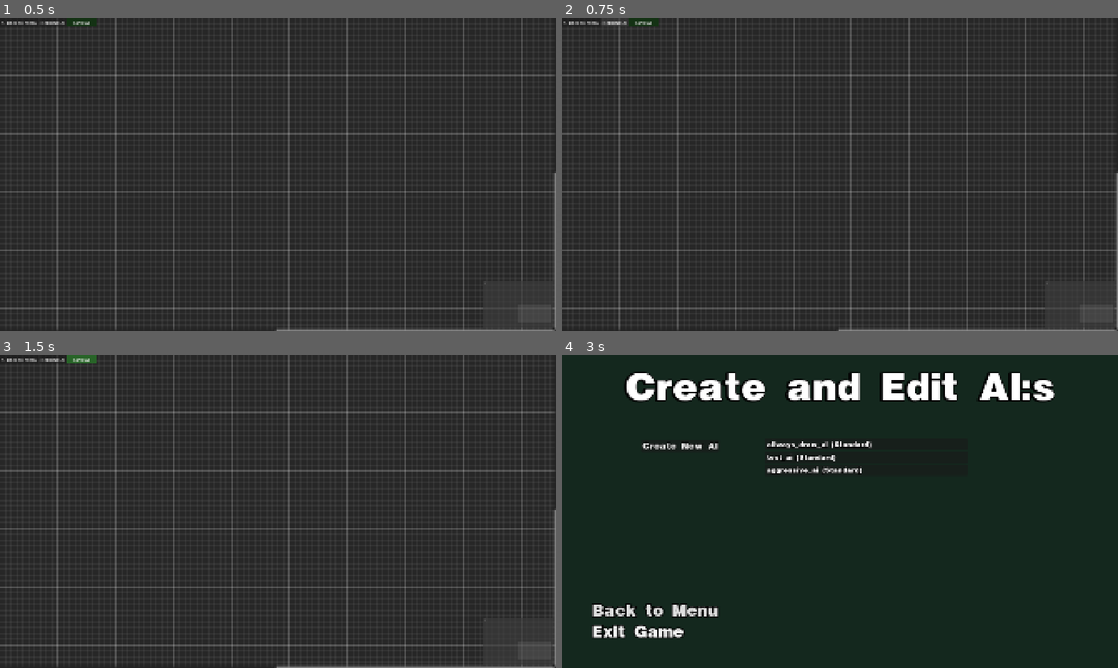
Above: before the commit, frames 1-4 (two rows, left to right).
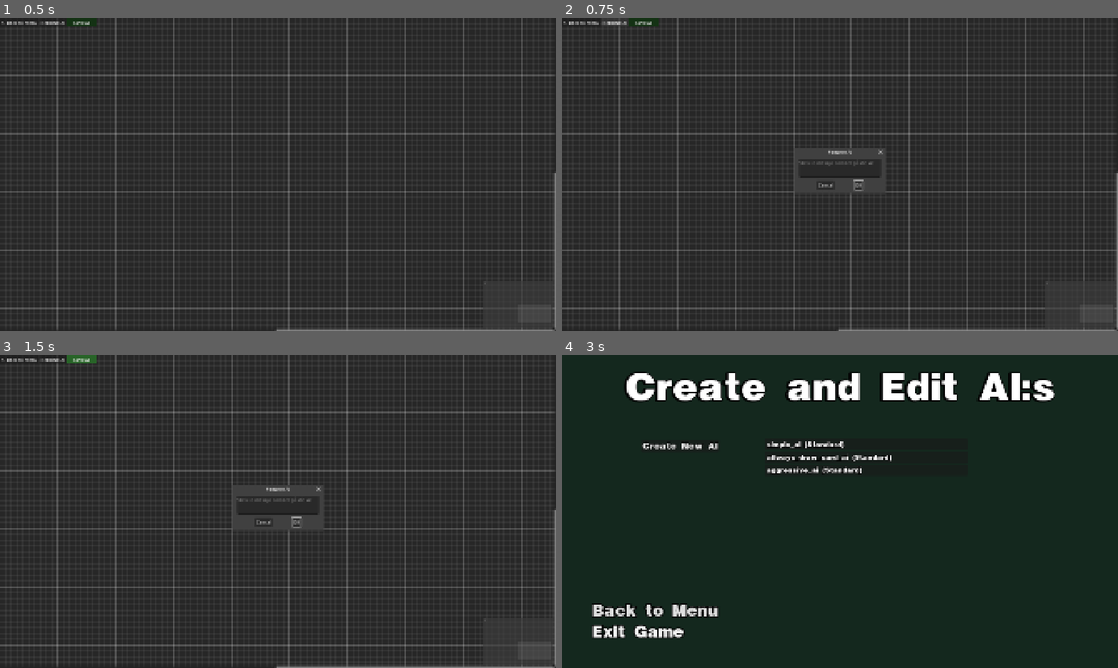
Above: after the commit, the same moments.

Repository: JontePonte/UNO-utlimate-ai-simulator
Game: Godot game, scene res://ai_editor/AIEditor.tscn
Two runs of this game, one before a commit and one after it. Both use one fixed random seed, a clock stepped at 60 frames per second and the inputs below. This scene is started directly instead of the project's main scene.
Inputs (mouse positions are in pixels of both pictures, inside the frame that each line leads up to):
- Up to frame 1 (0.5 s): no input
- Up to frame 2 (0.75 s): click "Rename AI" at 0.5 s
- Up to frame 3 (1.5 s): click "Save AI" at 1.25 s
- Up to frame 4 (3 s): click (856, 520) at 2 s, where only the run after the commit has a clickable "OK"; click "<- Back to Menu" at 2.75 s

Frame 1 is identical in both runs. In frame 2, 0.8% of the frame differs, in the area x 41-59%, y 41-56%; in frame 3, 0.8%; in frame 4, 0.5%.

Commit message:
added save with ctrl + s

Diff:
--- a/uno-ultimate-ai-simulator/ai/AIInterpreter.gd
+++ b/uno-ultimate-ai-simulator/ai/AIInterpreter.gd
@@ -51,7 +51,7 @@
 # --- LOGIKEN FÖR FRÅGOR (CONDITIONS) ---
 func _evaluate_condition(condition_name: String, view: PlayerView, node: Dictionary) -> bool:
 	match condition_name:
-		"has_playable_card":
+		"can_play_any_card":
 			for card in view.own_hand:
 				if card.is_playable_on(view.top_discard, view.current_color):
 					return true
--- a/uno-ultimate-ai-simulator/ai_editor/ai_editor.gd
+++ b/uno-ultimate-ai-simulator/ai_editor/ai_editor.gd
@@ -15,6 +15,9 @@
 var right_click_position: Vector2 = Vector2.ZERO
 var node_to_edit: GraphNode = null
 
+var rename_dialog: ConfirmationDialog
+var rename_input: LineEdit
+
 func _ready():
 	back_button.pressed.connect(_on_back_button_pressed)
 	rename_button.pressed.connect(_on_rename_button_pressed)
@@ -42,6 +45,8 @@
 
 	graph_edit.connection_request.connect(_on_connection_request)
 	graph_edit.disconnection_request.connect(_on_disconnection_request)
+
+	_setup_rename_dialog()
 
 func _on_connection_request(from_node: StringName, from_port: int, to_node: StringName, to_port: int):
 	# Godkänn sladden och be GraphEdit att rita den permanent!
@@ -159,20 +164,89 @@
 		node_to_delete.queue_free()
 
 func _on_rename_button_pressed():
-	print("Här ska vi fixa rename")
+	# Fyll i nuvarande namn (utan .json) i textrutan
+	rename_input.text = AiManager.file_to_edit.replace(".json", "")
+	# Visa rutan i mitten av skärmen
+	rename_dialog.popup_centered(Vector2(300, 120))
+
+func _on_rename_confirmed():
+	var new_name = rename_input.text.strip_edges() # Ta bort onödiga mellanslag
+
+	if new_name == "":
+		print("Namnet får inte vara tomt!")
+		return
+
+	var new_filename = new_name + ".json"
+
+	# Om namnet inte ens ändrades, gör ingenting
+	if new_filename == AiManager.file_to_edit:
+		return
+
+	var new_path = AiManager.AI_FOLDER_PATH + new_filename
+
+	# Kolla så vi inte råkar skriva över en annan AI
+	if FileAccess.file_exists(new_path):
+		print("En AI med det namnet finns redan!")
+		return
+
+	# Byt namn på filen via DirAccess
+	var dir = DirAccess.open(AiManager.AI_FOLDER_PATH)
+	if dir:
+		var error = dir.rename(AiManager.file_to_edit, new_filename)
+
+		if error == OK:
+			print("Bytte namn från ", AiManager.file_to_edit, " till ", new_filename)
+
+			# 1. Uppdatera vår globala variabel
+			AiManager.file_to_edit = new_filename
+
+			# 2. Det absolut smartaste tricket: Vi sparar om filen direkt!
+			# Eftersom filen precis fick ett nytt namn, och vår _on_save_button_pressed
+			# använder AiManager.file_to_edit för att sätta "ai_name" inuti JSON-filen,
+			# så kommer ett snabbt spara-anrop här att uppdatera allt perfekt!
+			_on_save_button_pressed()
+		else:
+			print("Kunde inte byta namn på filen. Felkod: ", error)
+
+func _setup_rename_dialog():
+	rename_dialog = ConfirmationDialog.new()
+	rename_dialog.title = "Rename AI"
+	rename_dialog.dialog_text = "Skriv in det nya namnet på din AI:"
+
+	# Skapa en textruta där vi kan skriva
+	rename_input = LineEdit.new()
+	rename_dialog.add_child(rename_input)
+
+	# När man trycker "OK" i rutan körs denna:
+	rename_dialog.confirmed.connect(_on_rename_confirmed)
+
+	# Lägg till rutan i spelet (men den är dold tills vi kallar på den)
+	add_child(rename_dialog)
 
 func _on_save_button_pressed():
 	print("Sparar AI: ", AiManager.file_to_edit)
 
+	# 1. Hitta vad startnoden heter (vanligtvis "RootNode")
+	var start_node_name = "RootNode"
+	# Hitta vilken nod som är kopplad till startnodens enda utgång (port 0)
+	var first_logic_node = _get_connected_node(start_node_name, 0)
+
+	# 2. Skapa datan vi ska spara!
 	var save_data = {
-		"nodes": [],
-		"connections": []
+		"ai_name": AiManager.file_to_edit.replace(".json", ""), # Snyggt namn för UI:t
+		"description": "En AI skapad i den visuella editorn.",
+		"visual_data": { # HÄR lägger vi den gamla visuella datan
+			"nodes": [],
+			"connections": []
+		},
+		# HÄR bygger vi trädet för spelet!
+		"root": _build_logic_tree(first_logic_node)
 	}
 
 	# 1. SPARA ALLA SLADDAR (Godot gör det superenkelt för oss)
 	var all_connections = graph_edit.get_connection_list()
 	for conn in all_connections:
-		save_data["connections"].append({
+		save_data["visual_data"]["connections"].append({
 			"from_node": String(conn["from_node"]),
 			"from_port": conn["from_port"],
 			"to_node": String(conn["to_node"]),
@@ -194,7 +268,7 @@
 				var dropdown = child.get_node("OptionButton")
 				node_info["selected_index"] = dropdown.selected # Sparar siffran (0, 1, 2...)
 
-			save_data["nodes"].append(node_info)
+			save_data["visual_data"]["nodes"].append(node_info)
 
 	# 3. SKRIV TILL JSON-FILEN
 	var file_path = AiManager.AI_FOLDER_PATH + AiManager.file_to_edit
@@ -239,14 +313,14 @@
 
 	var data = json.get_data()
 
-	if not data.has("nodes") or not data.has("connections") or data["nodes"].size() == 0:
-		print("Filen saknar noder (eller är ett gammalt format). Spawnar Start-nod!")
+	if not data.has("visual_data") or data["visual_data"]["nodes"].size() == 0:
+		print("Filen saknar visuell data. Spawnar Start-nod!")
 		_create_default_start_node()
 		return
 
 	print("--- BÖRJAR LADDA IN NODER ---")
 	# 3. ÅTERSKAPA ALLA NODER
-	for node_data in data["nodes"]:
+	for node_data in data["visual_data"]["nodes"]:
 		var new_node: GraphNode = null
 
 		# Säkerhets-konvertering till sträng
@@ -281,11 +355,10 @@
 
 	print("--- BÖRJAR DRA SLADDAR ---")
 	# 4. DRA ALLA SLADDAR
-	for conn in data["connections"]:
+	for conn in data["visual_data"]["connections"]:
 		var err = graph_edit.connect_node(StringName(conn["from_node"]), conn["from_port"], StringName(conn["to_node"]), conn["to_port"])
 		if err != OK:
 			print("-> FEL: Kunde inte dra sladd från ", conn["from_node"], " till ", conn["to_node"])
-
 	print("Laddade in AI-trädet framgångsrikt!")
 
 func _create_default_start_node():
@@ -296,3 +369,71 @@
 
 	# Säg åt noden att lyssna på klick (så vi kan dra sladdar etc, men vår tidigare if-sats blockerar ju Remove-menyn)
 	root.gui_input.connect(_on_node_gui_input.bind(root))
+
+func _get_connected_node(from_node_name: String, from_port: int) -> String:
+	for conn in graph_edit.get_connection_list():
+		if conn["from_node"] == from_node_name and conn["from_port"] == from_port:
+			return conn["to_node"]
+	return "" # Returnerar tomt om ingen sladd är dragen
+
+# Den magiska rekursiva funktionen!
+func _build_logic_tree(current_node_name: String) -> Dictionary:
+	if current_node_name == "":
+		# Om tråden slutar i tomma intet, gör en fallback till "Draw Card"
+		return {"type": "action", "name": "draw_card"}
+
+	var node = graph_edit.get_node_or_null(NodePath(current_node_name))
+	if node == null:
+		return {"type": "action", "name": "draw_card"}
+
+	var result = {}
+
+	# Är det en ACTION-nod?
+	if "Action:" in node.title:
+		result["type"] = "action"
+
+		# Beroende på VILKEN action det är, och vad dropdownen står på:
+		if node.title == "Action: Draw Card":
+			result["name"] = "draw_card"
+		elif node.title == "Action: Play Card":
+			var dropdown = node.get_node("OptionButton")
+			if dropdown.selected == 0: result["name"] = "play_first_playable"
+			elif dropdown.selected == 1: result["name"] = "play_playable_attack_card"
+			elif dropdown.selected == 2: result["name"] = "play_color_card" # Bara ett exempel!
+
+		return result
+
+	# Är det en CONDITION-nod?
+	elif "Condition:" in node.title:
+		result["type"] = "condition"
+
+		var dropdown = node.get_node("OptionButton")
+		if dropdown.selected == 0: result["name"] = "can_play_any_card"
+		elif dropdown.selected == 1: result["name"] = "has_playable_attack_card"
+		# ... (här kan vi lägga till fler matchningar för de andra dropdown-valen senare)
+
+		# Nu kommer magin: Vi bygger True och False-grenarna genom att anropa oss själva!
+		var true_node_name = _get_connected_node(current_node_name, 0)
+		var false_node_name = _get_connected_node(current_node_name, 1)
+
+		result["true_branch"] = _build_logic_tree(true_node_name)
+		result["false_branch"] = _build_logic_tree(false_node_name)
+
+		return result
+
+	# Fallback om något går fel
+	return {"type": "action", "name": "draw_card"}
+
+func _input(event):
+	# Kolla om det är ett tangentbordstryck, att knappen trycks NER (inte släpps upp),
+	# och att det inte är ett "eko" (att man håller in knappen)
+	if event is InputEventKey and event.pressed and not event.echo:
+
+		# Kolla om knappen är 'S', och om Ctrl (eller Cmd på Mac) hålls inne!
+		if event.keycode == KEY_S and event.is_command_or_control_pressed():
+
+			# Anropa vår vanliga spara-funktion!
+			_on_save_button_pressed()
+
+			# Säg åt Godot: "Jag har tagit hand om det här knapptrycket, skicka det inte vidare"
+			get_viewport().set_input_as_handled()
--- a/uno-ultimate-ai-simulator/ai_profiles/aggressive_ai.json
+++ b/uno-ultimate-ai-simulator/ai_profiles/aggressive_ai.json
@@ -1,24 +1,100 @@
 {
-  "ai_name": "Aggressive AI",
-  "description": "Spelar alltid attack-kort (+2, +4, Skip, Reverse) om den kan. Annars vanliga kort, eller drar ett kort.",
-  "root": {
-	"type": "condition",
-	"name": "has_playable_attack_card",
-	"true_branch": {
-	  "type": "action",
-	  "name": "play_playable_attack_card"
+	"ai_name": "aggressive_ai",
+	"description": "En AI skapad i den visuella editorn.",
+	"root": {
+		"false_branch": {
+			"false_branch": {
+				"name": "draw_card",
+				"type": "action"
+			},
+			"name": "can_play_any_card",
+			"true_branch": {
+				"name": "play_first_playable",
+				"type": "action"
+			},
+			"type": "condition"
+		},
+		"name": "has_playable_attack_card",
+		"true_branch": {
+			"name": "play_playable_attack_card",
+			"type": "action"
+		},
+		"type": "condition"
 	},
-	"false_branch": {
-	  "type": "condition",
-	  "name": "has_playable_card",
-	  "true_branch": {
-		"type": "action",
-		"name": "play_first_playable"
-	  },
-	  "false_branch": {
-		"type": "action",
-		"name": "draw_card"
-	  }
+	"visual_data": {
+		"connections": [
+			{
+				"from_node": "RootNode",
+				"from_port": 0,
+				"to_node": "ConditionHandNode",
+				"to_port": 0
+			},
+			{
+				"from_node": "ConditionHandNode",
+				"from_port": 0,
+				"to_node": "ActionPlayNode",
+				"to_port": 0
+			},
+			{
+				"from_node": "ConditionHandNode",
+				"from_port": 1,
+				"to_node": "@GraphNode@183",
+				"to_port": 0
+			},
+			{
+				"from_node": "@GraphNode@183",
+				"from_port": 0,
+				"to_node": "@GraphNode@195",
+				"to_port": 0
+			},
+			{
+				"from_node": "@GraphNode@183",
+				"from_port": 1,
+				"to_node": "ActionDrawNode",
+				"to_port": 0
+			}
+		],
+		"nodes": [
+			{
+				"name": "RootNode",
+				"pos_x": 40.0,
+				"pos_y": 320.0,
+				"title": "AI Start"
+			},
+			{
+				"name": "ConditionHandNode",
+				"pos_x": 340.0,
+				"pos_y": 320.0,
+				"selected_index": 1,
+				"title": "Condition: Check Hand"
+			},
+			{
+				"name": "ActionPlayNode",
+				"pos_x": 700.0,
+				"pos_y": 300.0,
+				"selected_index": 1,
+				"title": "Action: Play Card"
+			},
+			{
+				"name": "@GraphNode@183",
+				"pos_x": 700.0,
+				"pos_y": 460.0,
+				"selected_index": 0,
+				"title": "Condition: Check Hand"
+			},
+			{
+				"name": "@GraphNode@195",
+				"pos_x": 1080.0,
+				"pos_y": 420.0,
+				"selected_index": 0,
+				"title": "Action: Play Card"
+			},
+			{
+				"name": "ActionDrawNode",
+				"pos_x": 1080.0,
+				"pos_y": 560.0,
+				"title": "Action: Draw Card"
+			}
+		]
 	}
-  }
 }
--- a/uno-ultimate-ai-simulator/ai_profiles/allways_draw_ai.json
+++ /dev/null
@@ -1,8 +0,0 @@
-{
-  "ai_name": "Always Draw AI",
-  "description": "En jättedålig AI som vägrar spela kort och bara drar nya hela tiden. Bra för stresstestning!",
-  "root": {
-	"type": "action",
-	"name": "draw_card"
-  }
-}
--- /dev/null
+++ b/uno-ultimate-ai-simulator/ai_profiles/allways_draw_card_ai.json
@@ -0,0 +1,32 @@
+{
+	"ai_name": "allways_draw_card_ai",
+	"description": "En AI skapad i den visuella editorn.",
+	"root": {
+		"name": "draw_card",
+		"type": "action"
+	},
+	"visual_data": {
+		"connections": [
+			{
+				"from_node": "RootNode",
+				"from_port": 0,
+				"to_node": "ActionDrawNode",
+				"to_port": 0
+			}
+		],
+		"nodes": [
+			{
+				"name": "RootNode",
+				"pos_x": 40.0,
+				"pos_y": 320.0,
+				"title": "AI Start"
+			},
+			{
+				"name": "ActionDrawNode",
+				"pos_x": 340.0,
+				"pos_y": 320.0,
+				"title": "Action: Draw Card"
+			}
+		]
+	}
+}
--- /dev/null
+++ b/uno-ultimate-ai-simulator/ai_profiles/simple_ai.json
@@ -0,0 +1,66 @@
+{
+	"ai_name": "simple_ai",
+	"description": "En AI skapad i den visuella editorn.",
+	"root": {
+		"false_branch": {
+			"name": "draw_card",
+			"type": "action"
+		},
+		"name": "can_play_any_card",
+		"true_branch": {
+			"name": "play_first_playable",
+			"type": "action"
+		},
+		"type": "condition"
+	},
+	"visual_data": {
+		"connections": [
+			{
+				"from_node": "RootNode",
+				"from_port": 0,
+				"to_node": "ConditionHandNode",
+				"to_port": 0
+			},
+			{
+				"from_node": "ConditionHandNode",
+				"from_port": 0,
+				"to_node": "ActionPlayNode",
+				"to_port": 0
+			},
+			{
+				"from_node": "ConditionHandNode",
+				"from_port": 1,
+				"to_node": "ActionDrawNode",
+				"to_port": 0
+			}
+		],
+		"nodes": [
+			{
+				"name": "RootNode",
+				"pos_x": 40.0,
+				"pos_y": 320.0,
+				"title": "AI Start"
+			},
+			{
+				"name": "ConditionHandNode",
+				"pos_x": 300.0,
+				"pos_y": 320.0,
+				"selected_index": 0,
+				"title": "Condition: Check Hand"
+			},
+			{
+				"name": "ActionDrawNode",
+				"pos_x": 680.0,
+				"pos_y": 420.0,
+				"title": "Action: Draw Card"
+			},
+			{
+				"name": "ActionPlayNode",
+				"pos_x": 680.0,
+				"pos_y": 280.0,
+				"selected_index": 0,
+				"title": "Action: Play Card"
+			}
+		]
+	}
+}
--- a/uno-ultimate-ai-simulator/ai_profiles/test_ai.json
+++ /dev/null
@@ -1,16 +0,0 @@
-{
-  "ai_name": "Test AI",
-  "description": "Spelar första bästa kortet. Om inga kort kan spelas, drar den ett.",
-  "root": {
-	"type": "condition",
-	"name": "has_playable_card",
-	"true_branch": {
-	  "type": "action",
-	  "name": "play_first_playable"
-	},
-	"false_branch": {
-	  "type": "action",
-	  "name": "draw_card"
-	}
-  }
-}
